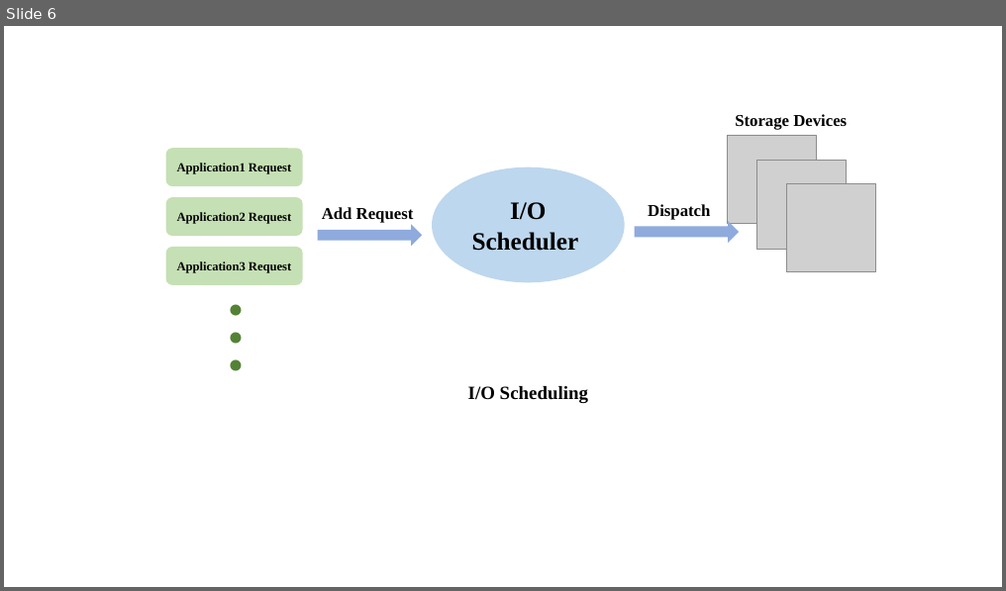
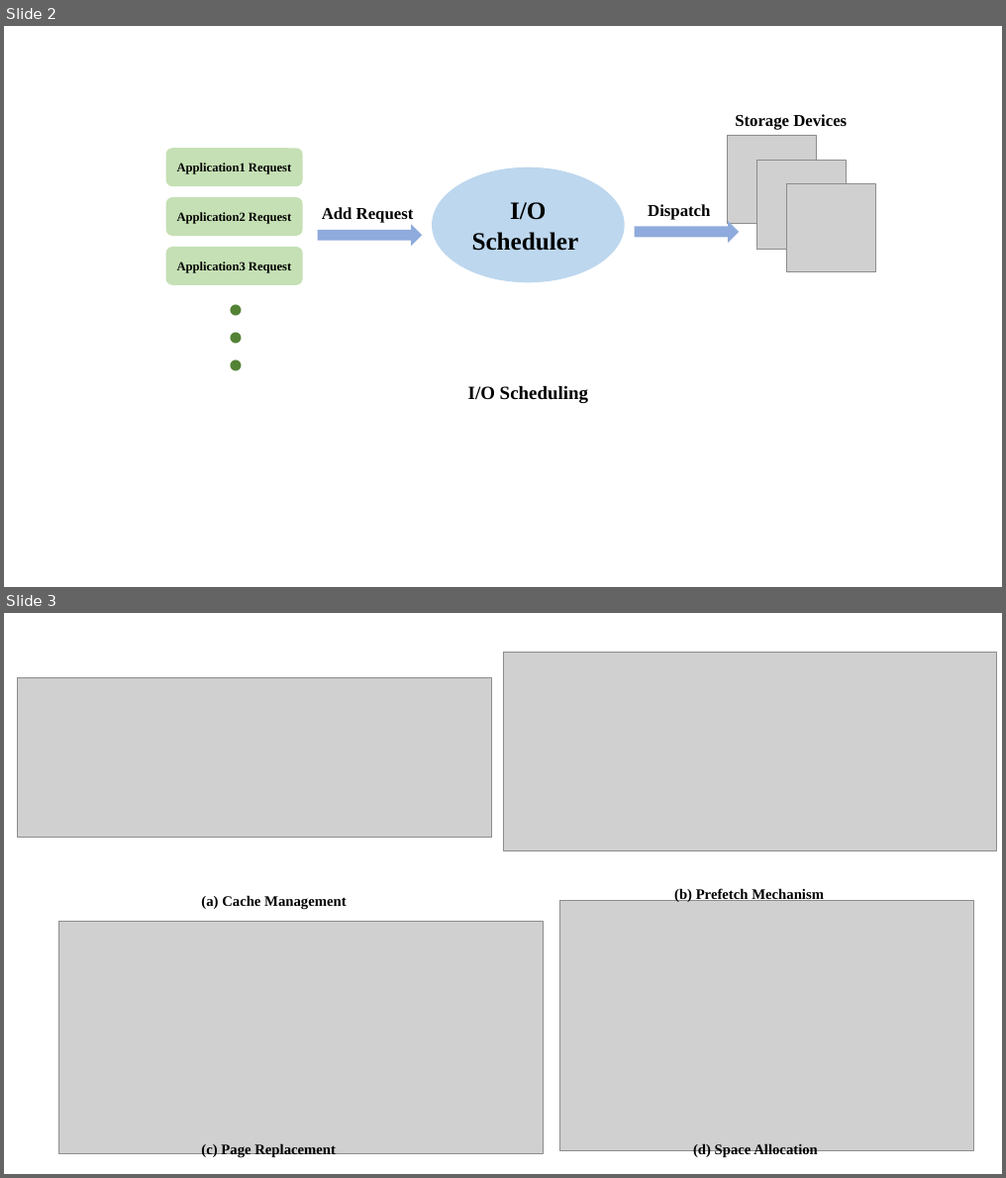
Before and after one commit to LiuYingying0104/AIOS, a slide deck: ML Apply in OS/Graphs/figures.pptx. Shown one above the other, each under a label of ours: slide 6 before the commit, slides 2 and 3 after it. The pictures are 1006x591 and 1006x1178 pixels, drawn with LibreOffice and Linux fonts; fonts in the diff are those of the drawing; grey boxes stand for pictures. Boxes give left, top, right and bottom in pixels: in the first picture for what was removed or moved away, otherwise in the second. Text is boxed around its words. In the diff, an @@ line names an element or a change of style, - is before the commit and + after.

```diff
--- a/ML Apply in OS/Graphs/figures.pptx
+++ b/ML Apply in OS/Graphs/figures.pptx
@@ slide 3 added at box(4, 613, 1002, 1174), background #FFFFFF @@
@@ picture added at box(503, 653, 997, 852) @@
@@ picture added at box(17, 677, 491, 838) @@
@@ text added at box(201, 895, 347, 909), 14 pt, text #000000, bold @@
+(a) Cache Management
@@ picture added at box(560, 901, 973, 1152) @@
@@ text added at box(674, 887, 824, 902), 14 pt, text #000000, bold @@
+(b) Prefetch Mechanism
@@ picture added at box(59, 922, 543, 1154) @@
@@ text added at box(201, 1144, 336, 1158), 14 pt, text #000000, bold @@
+(c) Page Replacement
@@ text added at box(693, 1144, 818, 1158), 14 pt, text #000000, bold @@
+(d) Space Allocation
@@ what was slide 6 is now slide 2 @@
```
Also in this commit, not shown: 3 slides changed, 6 other slides added, 2 slides removed, 5 other files.
